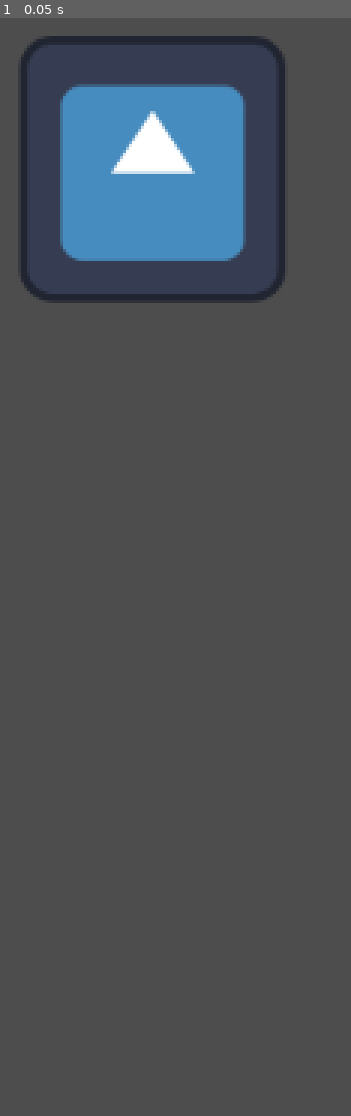
Above: before the commit, frame 1.
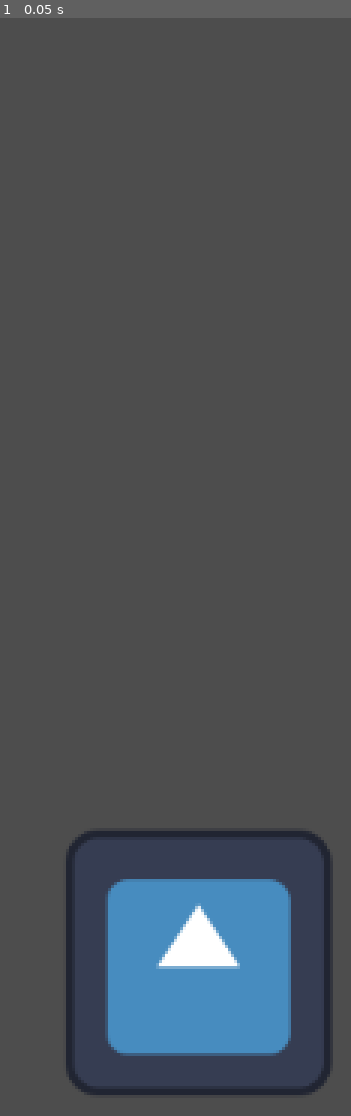
Above: after the commit, the same moment.

Repository: mpelot/Cthulhu-Slayer
Game: Godot game, scene res://Scenes/game.tscn
Same seed, same stepped clock (60 frames per second), same inputs: the game is played once before the commit and once after it. The engine's default icon, where the game draws it, is replaced by a stand-in: a white triangle on a blue panel in a dark square.
Inputs:
- Up to frame 1 (0.05 s): no input

The runs differ from the first frame. In frame 1, 22% of the frame differs, in the area x 5-95%, y 1-99%.

Commit message:
Update game.tscn

Diff:
--- a/Scenes/game.tscn
+++ b/Scenes/game.tscn
@@ -5,5 +5,5 @@
 [node name="Game" type="Node2D"]
 
 [node name="Icon" type="Sprite2D" parent="."]
-position = Vector2(108, 74)
+position = Vector2(130, 456)
 texture = ExtResource("1_f6rje")
